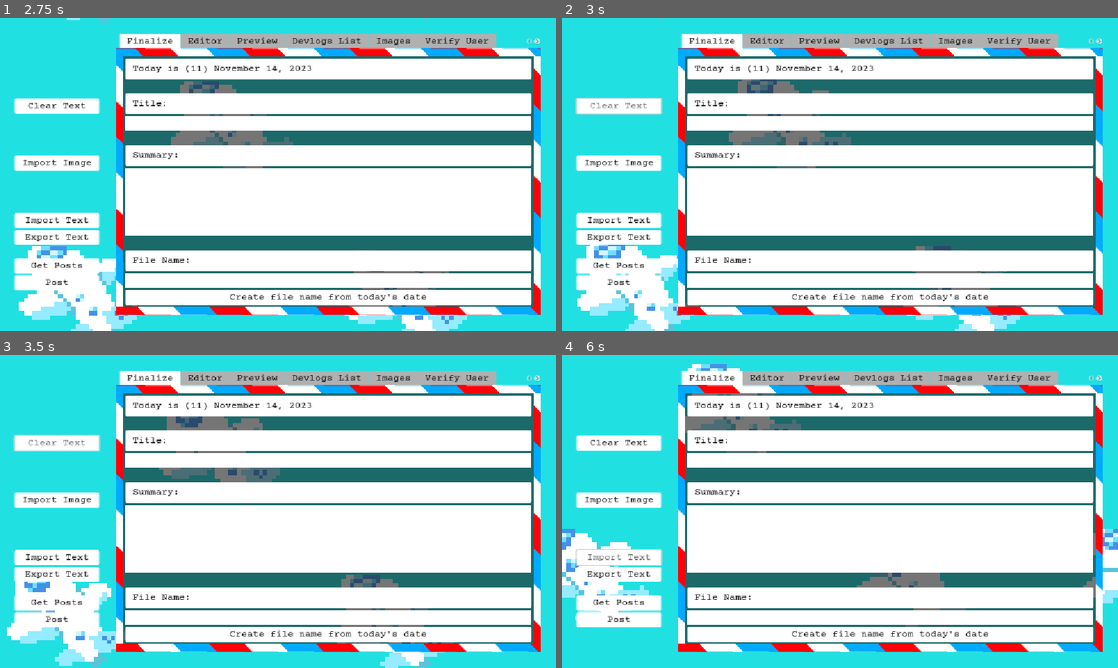
Above: before the commit, frames 1-4 (two rows, left to right).
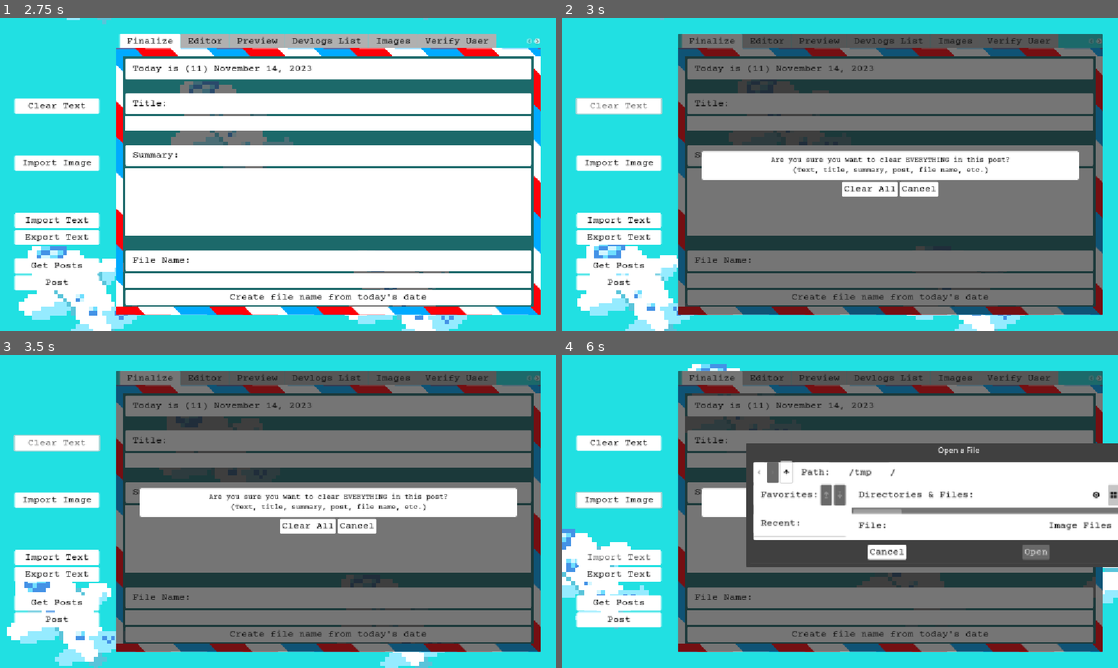
Above: after the commit, the same moments.

Repository: jennyton88/devlogs-maker
Game: Godot game, scene res://scenes/devlogs.tscn
Two runs of this game, one before a commit and one after it. Both use one fixed random seed, a clock stepped at 60 frames per second and the inputs below.
Inputs (mouse positions are in pixels of both pictures, inside the frame that each line leads up to):
- Up to frame 1 (2.75 s): click (328, 124) at 0.52 s; type "Alex" at 0.6 s; click (328, 202) at 0.75 s; type "12" at 0.83 s; click (328, 280) at 0.98 s; type "Alex" at 1.07 s; click "Ok" at 1.25 s; click "Ok" at 2 s
- Up to frame 2 (3 s): click "Clear Text" at 2.75 s
- Up to frame 3 (3.5 s): no input
- Up to frame 4 (6 s): click "Import Image" at 3.5 s; click (784, 473) at 4.27 s; click (784, 473) at 5.02 s; click "Import Text" at 5.75 s

Frame 1 is identical in both runs. In frame 2, 63% of the frame differs, in the area x 20-98%, y 5-95%; in frame 3, 63%; in frame 4, 59%.
Error before the commit: Parse Error: Identifier "update_dir" not declared in the current scope. (res://scripts/devlogs_list.gd:116)

Commit message:
replace check_format_text with fill_out_devlog

Diff:
--- a/scripts/devlogs_list.gd
+++ b/scripts/devlogs_list.gd
@@ -89,8 +89,8 @@
 							create_post_info(post["name"], post["download_url"], post["sha"]);
 						else: # remove directory, projects info from list
 							pass;
-				"get_file":
-					check_format_text(body_str);
+				"get_devlog":
+					fill_out_devlog(body_str);
 				"delete_devlog":
 					pass;
 		_:
@@ -112,60 +112,23 @@
 		edit_button_ref = button;
 
 
-func check_format_text(text_blob) -> void:
-	if (update_dir):
-		directory.data = text_blob;
-		update_dir = false;
-
-		var dir_data = directory.updated_data if directory.updated_data != "" else directory.data;
-
-		var dir_filename = directory.filename_to_edit;
-		if (dir_filename.get_extension() != ""):
-			dir_filename = dir_filename.rstrip(".txt");
-
-		match directory.action:
-			"delete":
-				var index = dir_data.find(dir_filename);
-				if (index != -1):
-					directory.data = dir_data.erase(index, dir_filename.length() + 1);
-
-				directory.updated_data = directory.data;
-				edit_directory_file();
-			"add":
-				directory.data = dir_filename + "\n" + dir_data;
-				directory.updated_data = directory.data;
-				edit_directory_file();
-			_:
-				pass;
-	elif (edit_button_ref != null):
-		if (edit_button_ref.has_meta("name")):
-			var curr_filename = edit_button_ref.get_meta("name");
-			var file_type = check_file_name(curr_filename);
-			if (file_type != ""):
-				match file_type:
-					"devlog":
-						var split_text = text_blob.rsplit("\n");
-
-						var post_data = {
-							"filename": curr_filename,
-							"creation_date": split_text[1],
-							"post_title": split_text[2],
-							"post_summary": split_text[3]
-						};
-
-						var str_len = 0;
-						for i in range(4):
-							str_len += split_text[i].length();
-
-						post_data["post_body"] = text_blob.substr(str_len + 4, -1); # 4 of \n
-
-						fill_in_details.emit(post_data);
-					"directory":
-						pass;
-					"project":
-						pass;
-					_:
-						create_notif_popup.emit("Not a recognizable file name!\nPlease edit a different file.");
+func fill_out_devlog(text: String):
+	var curr_filename = edit_button_ref.get_meta("name");
+	if (check_filename(curr_filename) == "devlog"):
+		var split_text = text.rsplit("\n");
+		var post_data = {
+			"filename": curr_filename, "creation_date": split_text[1],
+			"post_title": split_text[2], "post_summary": split_text[3]
+		};
+
+		var str_len = 0;
+		for i in range(4): # get the start of the text body
+			str_len += split_text[i].length();
+		post_data["post_body"] = text.substr(str_len + 4, -1); # 4 of \n
+
+		fill_in_details.emit(post_data);
+	else:
+		create_notif_popup.emit("Not a recognizable file name!\nPlease edit a different file.");
 
 
 func _on_delete_button_pressed(delete_entry_button: Button):
